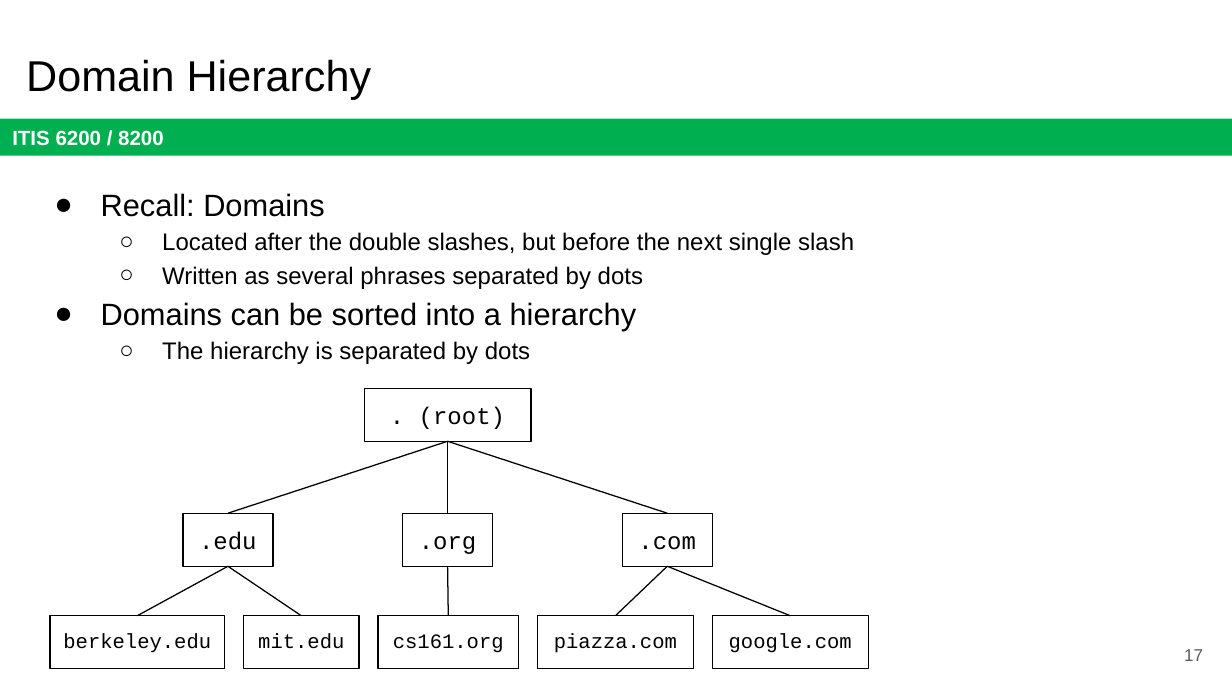
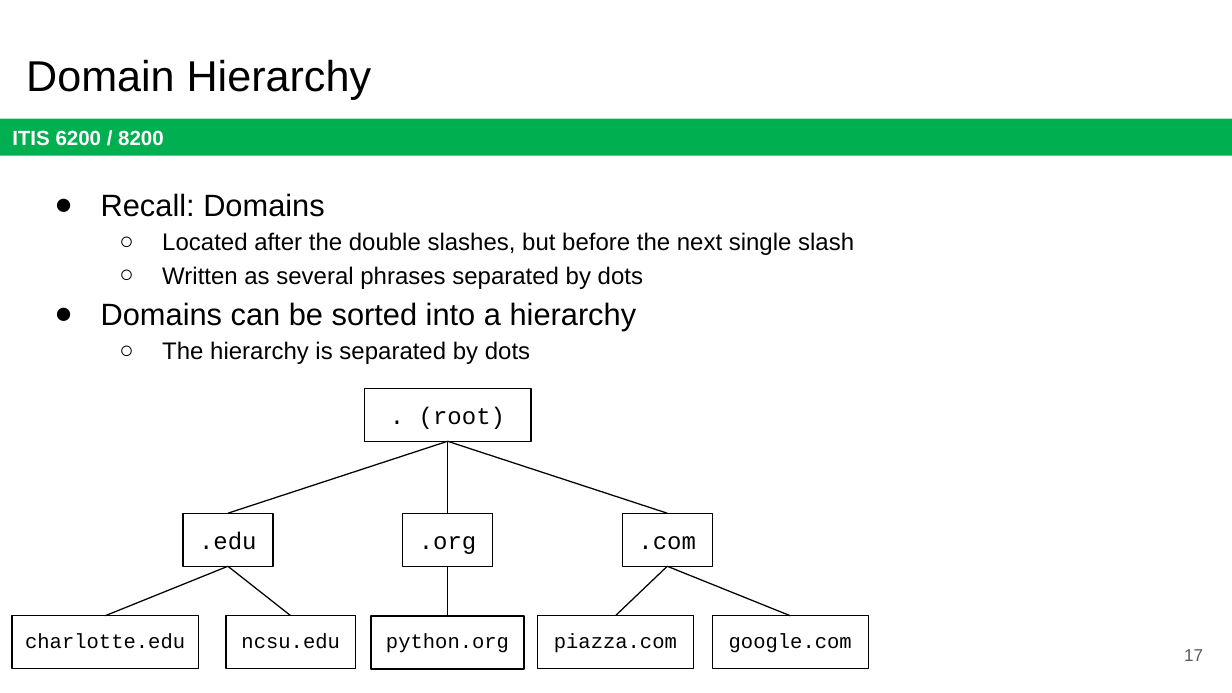
Before and after one commit to jx5c/github.io, a slide deck: slide 17 of teaching/ITIS6200/2023fa/lectures/lec11.pptx. Drawn at 1232x693 pixels with LibreOffice and Linux fonts; fonts in the diff are those of the drawing. Boxes give left, top, right and bottom in pixels: in the first picture for what was removed or moved away, otherwise in the second. Text is boxed around its words. In the diff, an @@ line names an element or a change of style, - is before the commit and + after.

```diff
--- a/teaching/ITIS6200/2023fa/lectures/lec11.pptx
+++ b/teaching/ITIS6200/2023fa/lectures/lec11.pptx
@@ line moved from (228, 567) - (137, 616) to (228, 567) - (105, 616) @@
@@ line moved from (228, 567) - (302, 616) to (228, 567) - (291, 616) @@
@@ rectangle "charlotte.edu": place and size @@
-rectangle "charlotte.edu" at <box>51,616,225,669</box>
+rectangle "charlotte.edu" at <box>12,616,198,669</box>
@@ rectangle "ncsu.edu": place and size @@
-rectangle "ncsu.edu" at <box>244,616,360,669</box>
+rectangle "ncsu.edu" at <box>225,616,355,669</box>
@@ rectangle "python.org": place and size @@
-rectangle "python.org" at <box>378,616,519,669</box>
+rectangle "python.org" at <box>371,616,524,669</box>
@@ text in rectangle at <box>25,634,185,649</box>: text changed @@
-berkeley.edu
+charlotte.edu
@@ text in rectangle at <box>241,634,339,649</box>: text changed @@
-mit.edu
+ncsu.edu
@@ text in rectangle at <box>386,634,509,653</box>: text changed @@
-cs161.org
+python.org
```
Also in this commit, not shown: 5 other slides changed, 3 other files.
